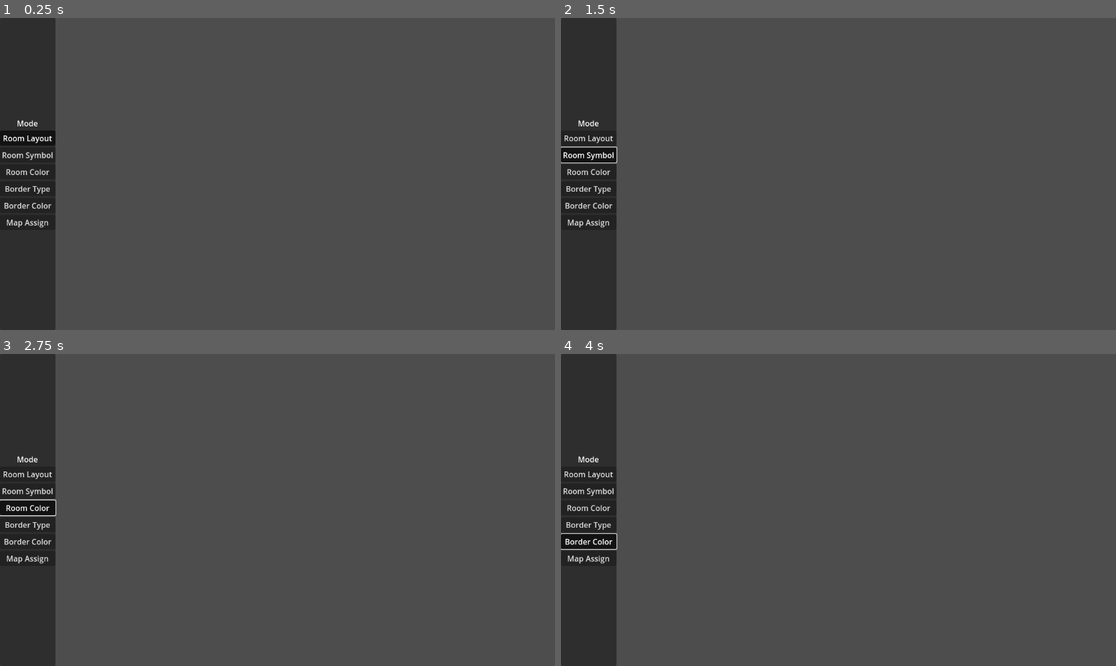
Above: before the commit, frames 1-4 (two rows, left to right).
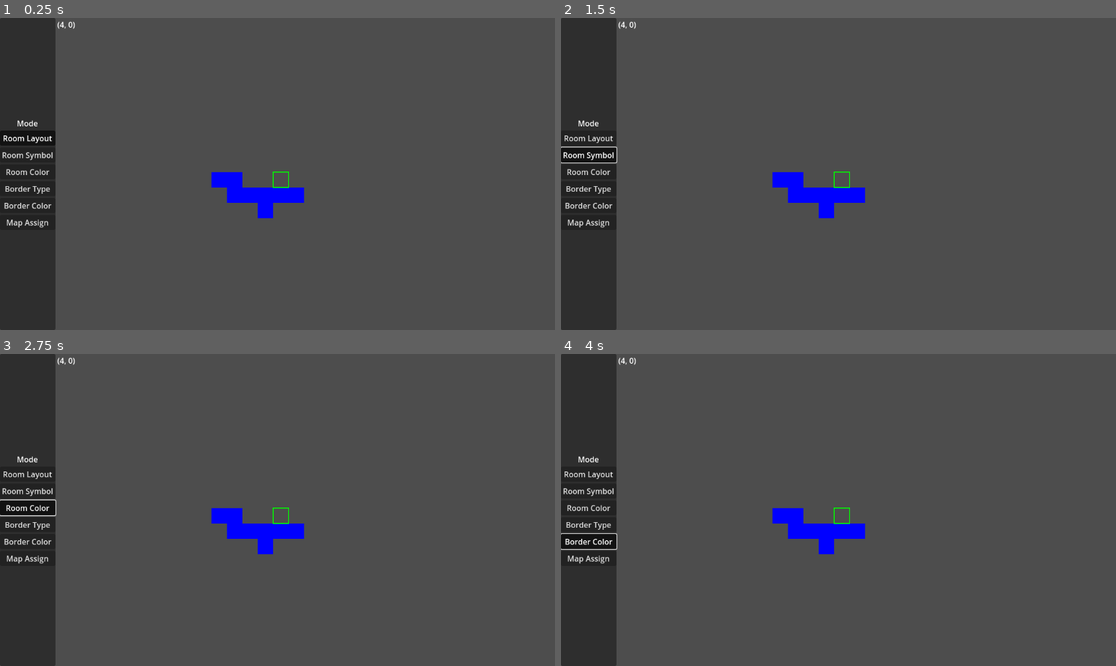
Above: after the commit, the same moments.

Repository: KoBeWi/Metroidvania-System
Game: Godot game, scene res://MetroidvaniaSystem/MapEditor/MapEditor.tscn
Two runs of this game, one before a commit and one after it. Both use one fixed random seed, a clock stepped at 60 frames per second and the inputs below.
Inputs:
- Up to frame 1 (0.25 s): no input
- Up to frame 2 (1.5 s): click "Room Layout" at 0.5 s; click "Room Symbol" at 1.25 s
- Up to frame 3 (2.75 s): click "Room Color" at 2 s
- Up to frame 4 (4 s): click "Border Type" at 2.75 s; click "Border Color" at 3.5 s

The runs differ from the first frame. In frame 1, 1.2% of the frame differs, in the area x 10-55%, y 1-65%; in frame 2, 1.2%; in frame 3, 1.2%; in frame 4, 1.2%.
Error before the commit: Parse Error: Identifier "File" not declared in the current scope. (res://MetroidvaniaSystem/System/MetroidvaniaSystem.gd:57)
Error after the commit: Trying to assign an array of type "Array" to a variable of type "Array[Vector3i]". (res://MetroidvaniaSystem/System/MetroidvaniaSystem.gd:95)

Commit message:
Added room transitions

Diff:
--- a/MetroidvaniaSystem/MapEditor/MapEditor.gd
+++ b/MetroidvaniaSystem/MapEditor/MapEditor.gd
@@ -113,7 +113,8 @@
 		room.borders[border] = 0
 
 func on_map_selected(path: String) -> void:
-	MetroidvaniaSystem.map_data[highlighted_room[0]].assigned_map = path
+	for coords in highlighted_room:
+		MetroidvaniaSystem.map_data[coords].assigned_map = path
 
 func _on_map_input(event: InputEvent) -> void:
 	match mode:
@@ -247,8 +248,7 @@
 	save_map_data()
 
 func save_map_data():
-	var file := File.new()
-	file.open(MetroidvaniaSystem.map_root_folder.path_join("MapData.txt"), File.WRITE)
+	var file := FileAccess.open(MetroidvaniaSystem.map_root_folder.path_join("MapData.txt"), FileAccess.WRITE)
 
 	for coords in MetroidvaniaSystem.map_data:
 		file.store_line("[%s,%s,%s]" % [coords.x, coords.y, coords.z])
--- a/MetroidvaniaSystem/MapEditor/MapEditor.tscn
+++ b/MetroidvaniaSystem/MapEditor/MapEditor.tscn
@@ -14,18 +14,15 @@
 metadata/_edit_lock_ = true
 
 [node name="PanelContainer" type="PanelContainer" parent="."]
-layout_mode = 2
 offset_right = 115.0
 offset_bottom = 648.0
 
 [node name="VBoxContainer" type="VBoxContainer" parent="PanelContainer"]
-layout_mode = 2
 offset_right = 115.0
 offset_bottom = 648.0
 alignment = 1
 
 [node name="Label" type="Label" parent="PanelContainer/VBoxContainer"]
-layout_mode = 2
 offset_top = 206.0
 offset_right = 115.0
 offset_bottom = 232.0
@@ -34,7 +31,6 @@
 
 [node name="ButtonLayout" type="Button" parent="PanelContainer/VBoxContainer"]
 unique_name_in_owner = true
-layout_mode = 2
 offset_top = 236.0
 offset_right = 115.0
 offset_bottom = 267.0
@@ -44,7 +40,6 @@
 text = "Room Layout"
 
 [node name="Button2" type="Button" parent="PanelContainer/VBoxContainer"]
-layout_mode = 2
 offset_top = 271.0
 offset_right = 115.0
 offset_bottom = 302.0
@@ -53,7 +48,6 @@
 text = "Room Symbol"
 
 [node name="Button5" type="Button" parent="PanelContainer/VBoxContainer"]
-layout_mode = 2
 offset_top = 306.0
 offset_right = 115.0
 offset_bottom = 337.0
@@ -62,7 +56,6 @@
 text = "Room Color"
 
 [node name="Button3" type="Button" parent="PanelContainer/VBoxContainer"]
-layout_mode = 2
 offset_top = 341.0
 offset_right = 115.0
 offset_bottom = 372.0
@@ -71,7 +64,6 @@
 text = "Border Type"
 
 [node name="Button4" type="Button" parent="PanelContainer/VBoxContainer"]
-layout_mode = 2
 offset_top = 376.0
 offset_right = 115.0
 offset_bottom = 407.0
@@ -80,7 +72,6 @@
 text = "Border Color"
 
 [node name="Button6" type="Button" parent="PanelContainer/VBoxContainer"]
-layout_mode = 2
 offset_top = 411.0
 offset_right = 115.0
 offset_bottom = 442.0
@@ -89,7 +80,7 @@
 text = "Map Assign"
 
 [node name="MapOverlay" type="Control" parent="."]
-layout_mode = 2
+layout_mode = 3
 anchors_preset = 0
 offset_left = 119.0
 offset_right = 1152.0
@@ -100,7 +91,7 @@
 unique_name_in_owner = true
 show_behind_parent = true
 clip_contents = true
-layout_mode = 1
+layout_mode = 3
 anchors_preset = 15
 anchor_right = 1.0
 anchor_bottom = 1.0
--- a/MetroidvaniaSystem/System/MetroidvaniaSystem.gd
+++ b/MetroidvaniaSystem/System/MetroidvaniaSystem.gd
@@ -3,15 +3,19 @@
 
 enum { R, D, L, U }
 const FWD = {R: Vector2i.RIGHT, D: Vector2i.DOWN, L: Vector2i.LEFT, U: Vector2i.UP}
+const VECTOR2INF = Vector2i(999999, 99999999)
 
 const MAP_HANDLER = preload("res://MetroidvaniaSystem/System/MapHandler.gd")
 
 ## TODO: plugin - minimapa (dialog, z otwieraniem scen?), wyświetlacz krawędzie
 ## TODO: przypisania scen do pomieszczeń i na tej podstawie krawędzie
-## TODO: mapowanie: discovered level. 0 = nieodkryty, 1 = mapa, 2 = odkryty
+## TODO: mapowanie: discovered level. 0 = nieodkryty, 1 = mapa (discovered), 2 = odkryty (explored)
 ## TODO: mapowanie: jak tylko mapowany, to opcje: wyświetlaj krawędzie, wyświetlaj symbole itp, kolor nieodkrytego
 ## TODO: shared borders - że są pośrodku między pomieszczeniami
 ## TODO: room groups - do map (itemów)
+## TODO: sposób wyświetlania ścian w nieodkrytych (mapowanych) pomieszczeniach: brak, bez przejść, wszystko
+## TODO: map root, żeby nie były takie długie nazwy / albo ID używać
+## TODO: zmienić na MetSys??
 
 @export_dir var map_root_folder: String
 
@@ -44,8 +48,10 @@
 var map_data: Dictionary
 var assigned_maps: Dictionary
 
-var last_player_position := Vector2i(999999, 99999999)
+var last_player_position := VECTOR2INF
 var current_map: MAP_HANDLER
+
+signal map_changed(new_map: String)
 
 func _enter_tree() -> void:
 	reload_data()
@@ -54,8 +60,7 @@
 	set_physics_process(false)
 
 func reload_data():
-	var file := File.new()
-	file.open(map_root_folder.path_join("MapData.txt"), File.READ)
+	var file := FileAccess.open(map_root_folder.path_join("MapData.txt"), FileAccess.READ)
 
 	var data := file.get_as_text().split("\n")
 	var i: int
@@ -97,7 +102,7 @@
 	pass ## do wczytywania
 
 func set_player_position(position: Vector2):
-	var player_pos := Vector2i(position / in_game_room_size)
+	var player_pos := Vector2i((position / in_game_room_size).floor()) + current_map.min_room
 	if player_pos != last_player_position:
 		visit_room(Vector3i(player_pos.x, player_pos.y, 0)) ## TODO
 
@@ -121,7 +126,10 @@
 	pass ## zapisuje, że jest
 
 func visit_room(room: Vector3i):
-	pass
+	var previous_map: String = map_data.get(Vector3i(last_player_position.x, last_player_position.y, 0), {}).get("assigned_map", "")
+	var current_map: String = map_data.get(room, {}).get("assigned_map", "")
+	if not current_map.is_empty() and not previous_map.is_empty() and current_map != previous_map:
+		map_changed.emit(map_data[room].assigned_map)
 	## tu odkrywanie i sygnał teleportacji
 
 ## w edytorze map: można rysować prostokąty, trochę jak w trackmanii się łączą (że kwadraty obok siebie mają ściany, ale jak się przeciągnie prostokąt między nimi to są 1 pomieszczenie)
--- a/SampleProject/Game.tscn
+++ b/SampleProject/Game.tscn
@@ -11,9 +11,12 @@
 
 func _ready() -> void:
 	goto_map(\"Corridor\")
+	MetroidvaniaSystem.map_changed.connect(on_map_changed)
 
 func goto_map(map_name: String):
+	var prev_map_position: Vector2i = MetroidvaniaSystem.VECTOR2INF
 	if map:
+		prev_map_position = map.get_node(^\"MapHandler\").min_room
 		map.queue_free()
 		map = null
 
@@ -21,8 +24,14 @@
 	add_child(map)
 	map.get_node(^\"MapHandler\").adjust_camera($Player/Camera2D)
 
+	if prev_map_position != MetroidvaniaSystem.VECTOR2INF:
+		player.position -= Vector2(map.get_node(^\"MapHandler\").min_room - prev_map_position) * MetroidvaniaSystem.in_game_room_size
+
 func _physics_process(delta: float) -> void:
 	MetroidvaniaSystem.set_player_position(player.global_position)
+
+func on_map_changed(target_map: String):
+	goto_map(target_map.get_file().get_basename())
 "
 
 [node name="Game" type="Node2D"]
--- a/SampleProject/Maps/RelicRoom.tscn
+++ b/SampleProject/Maps/RelicRoom.tscn
@@ -8,6 +8,6 @@
 [node name="TileMap" type="TileMap" parent="."]
 tile_set = ExtResource("1_wq0j7")
 format = 2
-layer_0/tile_data = PackedInt32Array(1048576, 524289, 6, 111 …(3535 unchanged characters)… , 1245219, 524289, 7, 1310755, 524289, 7)
+layer_0/tile_data = PackedInt32Array(1048576, 524289, 6, 111 …(3535 unchanged characters)… , 1245219, 524289, 7, 1310755, 524289, 7, 917519, 65537, 4, 917520, 131073, 4, 983056, 131073, 5, 917521, 196609, 4, 983057, 196609, 5, 917522, 262145, 4, 983058, 262145, 5, 917523, 327681, 4)
 
 [node name="MapHandler" parent="." instance=ExtResource("2_dk1pv")]
--- a/SampleProject/Player.tscn
+++ b/SampleProject/Player.tscn
@@ -5,8 +5,7 @@
 [sub_resource type="GDScript" id="GDScript_weu6d"]
 script/source = "extends CharacterBody2D
 
-
-const SPEED = 300.0
+const SPEED = 700.0#300.0
 const JUMP_VELOCITY = -400.0
 
 # Get the gravity from the project settings to be synced with RigidDynamicBody nodes.
Not shown, changed: MetroidvaniaSystem/Map/MapData.txt
